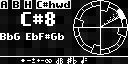
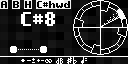
Layers edited between the first and the second 128 x 64 image:
added layer "Layer 732" in group "big metronome -donut" over [10, 46, 47, 53]
hid "BbG EbF#Gb" over [0, 33, 64, 40]
